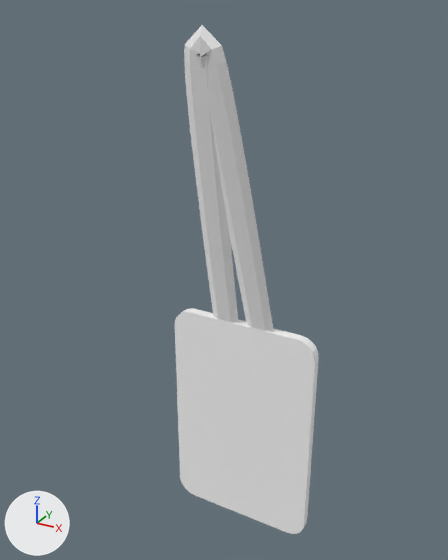
The glTF model public/models/sku/047-v1.glb: old version first, new version second.
The view is the same before and after, from a camera (50 mm lens) standing at (0.102, -0.188, 0.112) and looking at (-0.004, 0.005, 0.015). Every picture has the same lights, and +X, +Y and +Z are marked at lower left. The older version comes first. Vertices at exactly the same position are counted once.

In view in the first picture: 'Tag047'.
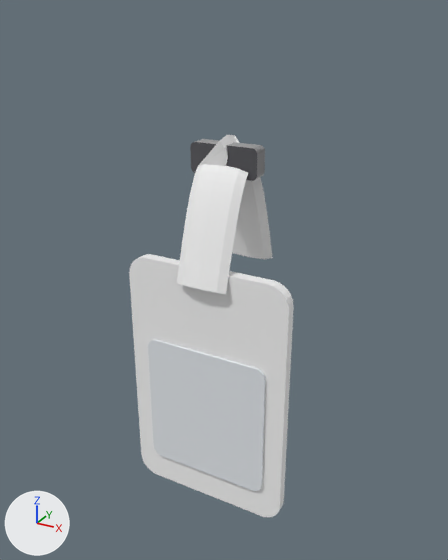
Boxes [x1, y1, x2, y2] around the edits, measured in the pictures (448 x 560 px; the box of a moved part takes in the faces that stretch with it):
'Tag047', reshaped (14% wider, 25% shorter)
    before: [175, 25, 319, 534]
    after: [129, 135, 294, 517]
part 1 of me_tag047, moved or reshaped
    before: [175, 308, 319, 534]
    after: [129, 254, 294, 517]
part 2 of me_tag047, moved or reshaped (not visible before)
    after: [148, 339, 266, 491]
part 3 of me_tag047, added
    after: [190, 139, 265, 181]
part 4 of me_tag047, rebuilt (7% wider, 48% shorter)
    before: [184, 25, 274, 332]
    after: [177, 135, 273, 294]

The edits, one by one:
Material 'Schnalle schwarz' (mat_schnalle_schwarz) is new.
Its base color is (0.05, 0.05, 0.06) (dark grey #3f3f45).
Its sheen weight is 1.0.
me_tag047 is used by ob_tag047; location (0.0, 0.0, 0.0).
me_tag047 had 238 vertices, 464 faces and spanned x -0.032..0.032, y -0.017..0.017, z -0.107..0.107.
me_tag047 now has 368 vertices, 720 faces and spans x -0.032..0.032, y -0.021..0.021, z -0.072..0.072.
me_tag047 part 1: the loose piece of 56 vertices spanning x -0.032..0.032, y 0.012..0.016, z -0.107..-0.007 is moved by (0.0, -0.029, 0.035).
me_tag047 part 2: the loose piece of 56 vertices spanning x -0.025..0.025, y 0.016..0.017, z -0.095..-0.04 is moved by (0.0, -0.034, 0.035).
me_tag047 part 3: the loose piece of 56 vertices spanning x -0.025..0.025, y 0.016..0.017, z -0.095..-0.04 is copied, and the copy is scaled about its middle by (0.521, 7.5, 0.183), then moved by (0.0, -0.017, 0.131), in mat_schnalle_schwarz (dark grey #3f3f45); it spans x -0.013..0.013, y -0.003..0.003, z 0.058..0.069.
me_tag047 part 4: the loose piece of 126 vertices spanning x -0.014..0.014, y -0.017..0.015, z -0.009..0.107 is rebuilt with 200 vertices and now spans x -0.01..0.01, y -0.021..0.021, z 0.021..0.072.
me_tag047 gains material mat_schnalle_schwarz (dark grey #3f3f45).
